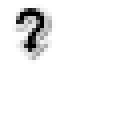
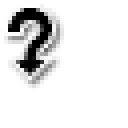
Two versions of the same layered image (128x128). Layer-by-layer changes:
painted on "help.png" over [4, 4, 64, 92]
